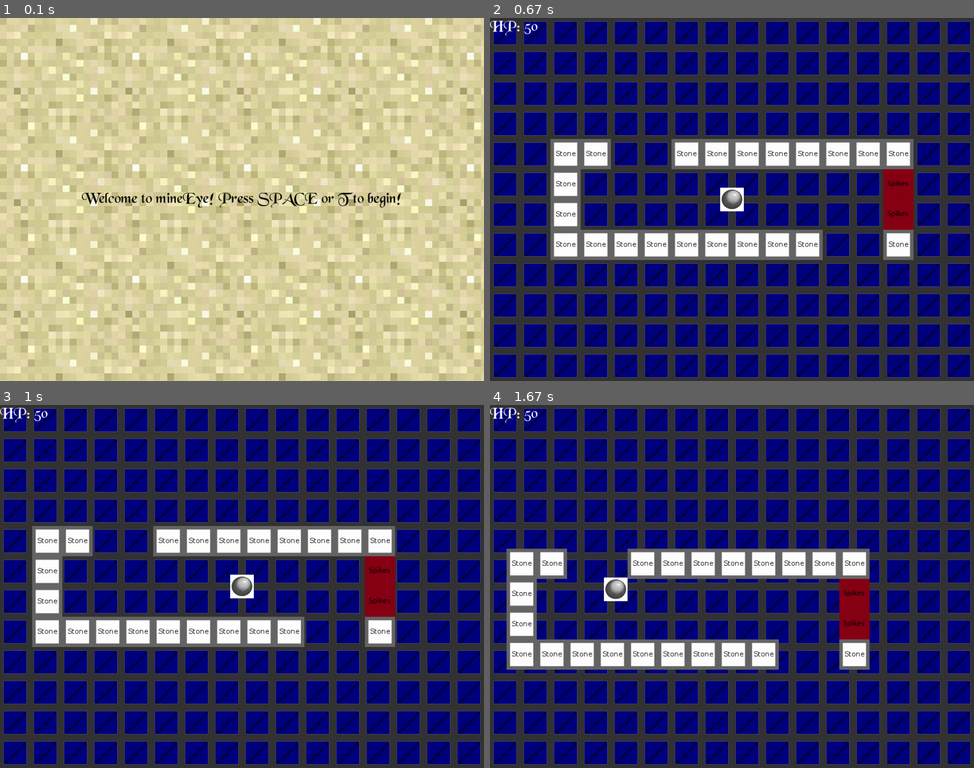
Above: before the commit, frames 1-4 (two rows, left to right).
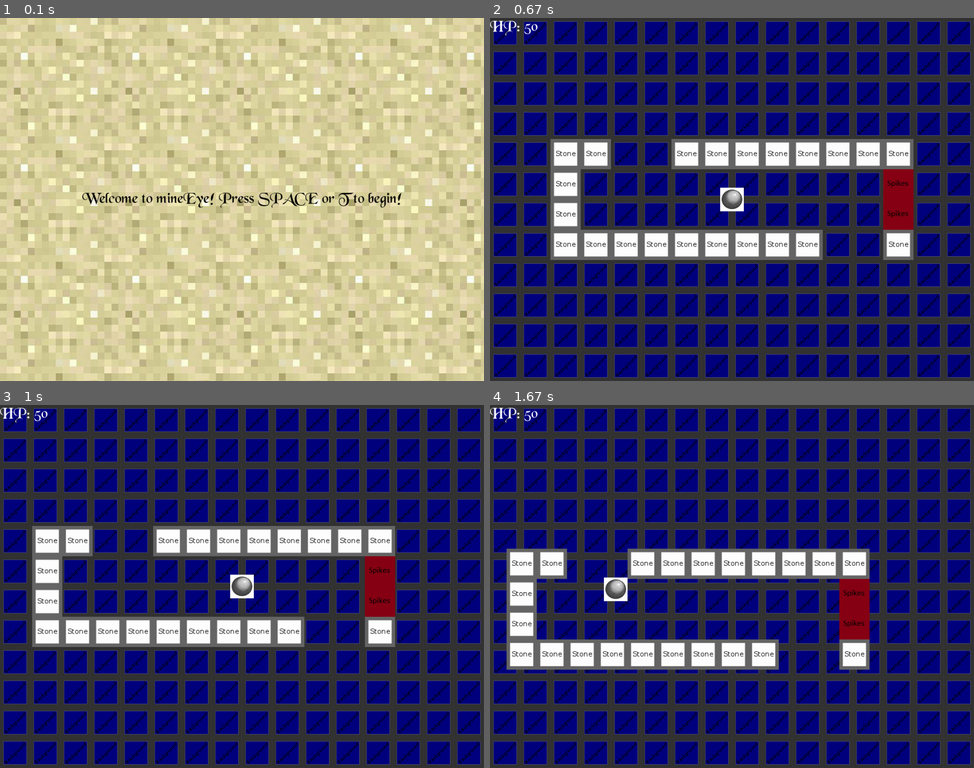
Above: after the commit, the same moments.

Repository: HallaSurvivor/mineEye
Game: pygame game, started from run.py
The game is run twice, just before and just after one commit, with the same random seed, the same clock (stepped at 60 frames per second) and the same inputs.
Inputs:
- Up to frame 1 (0.1 s): no input
- Up to frame 2 (0.67 s): tap Space at 0.33 s
- Up to frame 3 (1 s): hold Right from 0.67 s (still down)
- Up to frame 4 (1.67 s): release Right at 1.13 s; hold Up 1.17-1.47 s; hold Right from 1.5 s (still down)

The runs differ from the first frame. In frame 1, 0.7% of the frame differs, in the area x 16-83%, y 48-53%; in frame 2, nothing differs; in frame 3, nothing differs; in frame 4, nothing differs.

Commit message:
made centering text prettier.

Diff:
--- a/gamestates.py
+++ b/gamestates.py
@@ -8,6 +8,7 @@
 import spritenames as sn
 import rooms
 
+
 class GameState(object):
     """
     A superclass for all the states the game can be in.
@@ -50,7 +51,7 @@
 
     def go_to(self, gamestate):
         """
-        change the game state to gamestate and add this class to the new gamestate's variables.
+        Change the game state to gamestate and add this class to the new gamestate's variables.
         """
         self.state = gamestate
         self.state.manager = self
@@ -75,16 +76,22 @@
         welcome_text = sn.load_font('BLKCHCRY.TTF', 32).render(
             "Welcome to mineEye! Press SPACE or T to begin!", 1, constants.BLACK
         )
-        welcome_text_x = welcome_text.get_rect().width / 2
-        welcome_text_y = welcome_text.get_rect().height / 2
-        centered_pos = (constants.CENTER[0] - welcome_text_x, constants.CENTER[1] - welcome_text_y)
-
-        screen.blit(welcome_text, centered_pos)
+        welcome_rect = welcome_text.get_rect()
+        welcome_rect.centerx = screen.get_rect().centerx
+        welcome_rect.centery = screen.get_rect().centery
+
+        screen.blit(welcome_text, welcome_rect)
 
     def update(self):
         pass
 
     def handle_events(self, events):
+        """
+        Wait for a keystroke to move forward with the game. Space will go to a timerless game, whereas T will go to
+        a timed game.
+
+        Overwrites the default handle_events from the parent GameState class.
+        """
         for e in events:
             if e.type == pygame.KEYDOWN and e.key == pygame.K_SPACE:
                 self.manager.go_to(InGame())
@@ -187,8 +194,6 @@
                 elif event.key == config.DOWN:
                     self.hero.changespeed(0, 3)
 
-
-
     def die(self):
         self.manager.go_to(DeathScreen())
 
--- a/run.py
+++ b/run.py
@@ -23,5 +23,4 @@
     manager.state.update()
     manager.state.draw(screen)
 
-
     pygame.display.flip()
